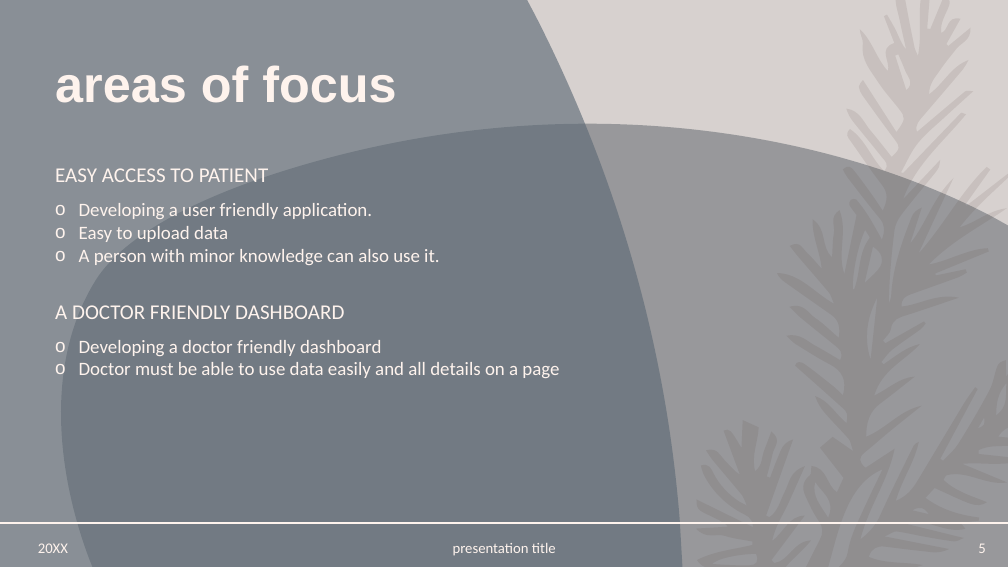
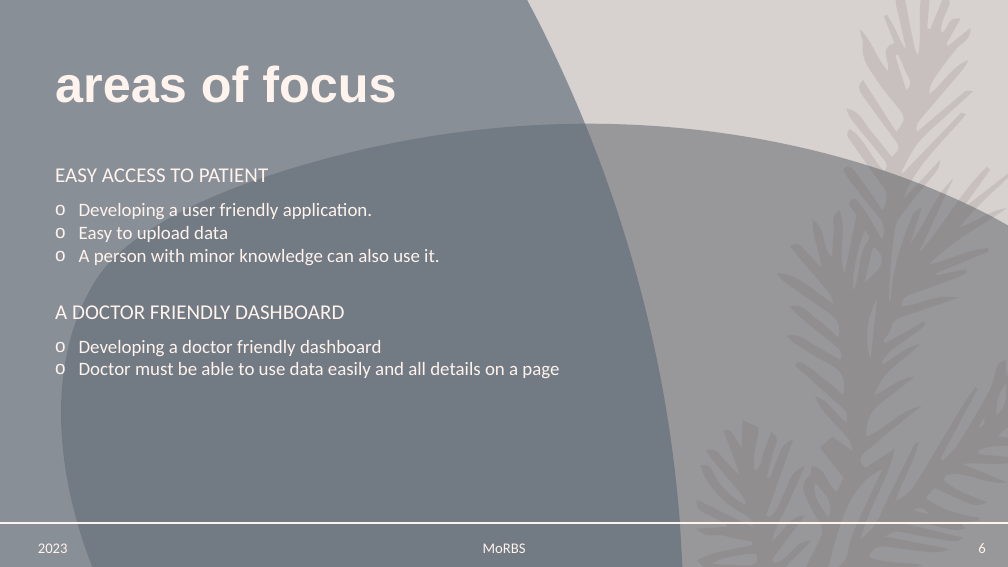
Before and after one commit to Nikhil1601/Medical-Record-Blockchain-Storage-, a slide deck: slide 6 of Medical Record Blockchain Storage.pptx (slide 5 before the commit). Drawn at 1008x567 pixels with LibreOffice and Linux fonts; fonts in the diff are those of the drawing. Boxes give left, top, right and bottom in pixels: in the first picture for what was removed or moved away, otherwise in the second. Text is boxed around its words. In the diff, an @@ line names an element or a change of style, - is before the commit and + after.

```diff
--- a/Medical Record Blockchain Storage.pptx
+++ b/Medical Record Blockchain Storage.pptx
@@ text at box(38, 543, 68, 553): text changed @@
-20XX
+2023
@@ text at box(483, 543, 526, 553): text changed @@
-presentation title
+MoRBS
@@ page number at box(978, 543, 985, 553): text changed @@
-5
+6
```
Also in this commit, not shown: 4 other slides changed, 1 slide added.
